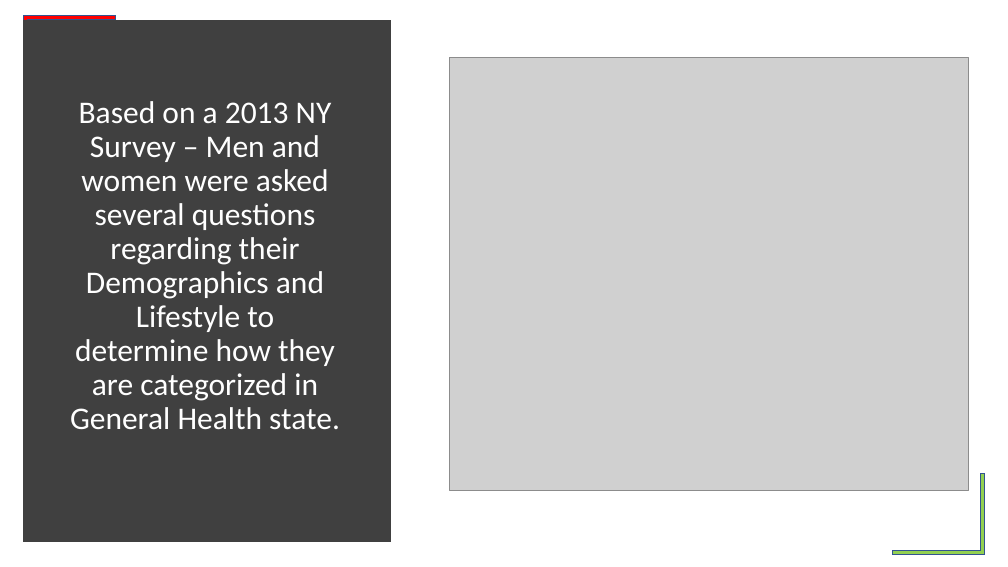
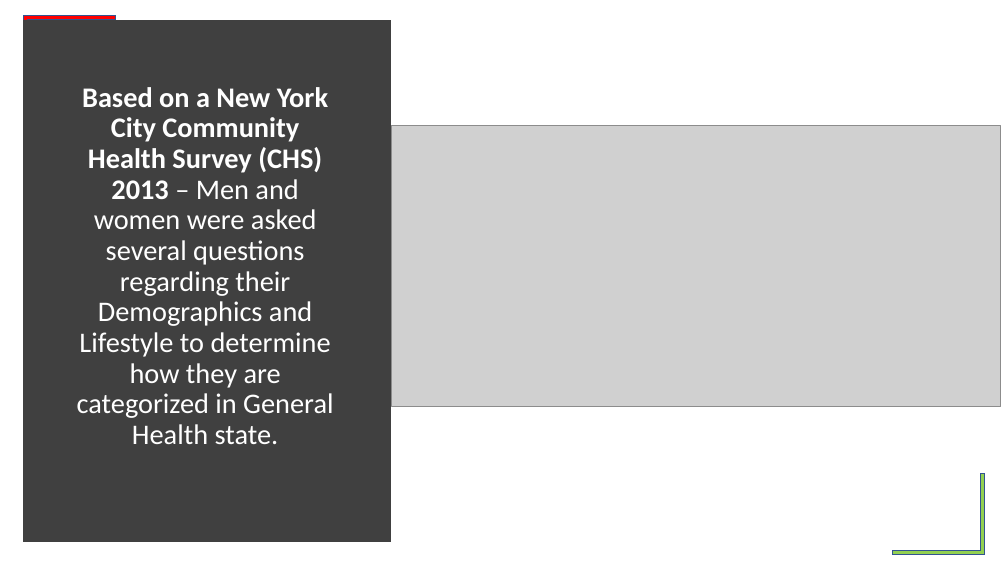
Before and after one commit to tonianderson7329/What-the-Variable, a slide deck: slide 4 of Toni_Powerpoint.pptx. Drawn at 1008x567 pixels with LibreOffice and Linux fonts; fonts in the diff are those of the drawing; grey boxes stand for pictures; background and template pictures are left out. Boxes give left, top, right and bottom in pixels: in the first picture for what was removed or moved away, otherwise in the second. Text is boxed around its words. In the diff, an @@ line names an element or a change of style, - is before the commit and + after.

```diff
--- a/Toni_Powerpoint.pptx
+++ b/Toni_Powerpoint.pptx
@@ title at box(77, 87, 333, 444): text changed; size 30 to 27 pt @@
-Based on a 2013 NY Survey – Men and women were asked several questions regarding their Demographics and Lifestyle to determine how they are categorized in General Health state.
+Based on a New York City Community Health Survey (CHS) 2013 – Men and women were asked several questions regarding their Demographics and Lifestyle to determine how they are categorized in General Health state.
@@ picture: place and size @@
-picture at box(450, 58, 969, 491)
+picture at box(392, 126, 1001, 407)
```
Also in this commit, not shown: 6 other slides changed, 16 slides added, 2 slides removed.
